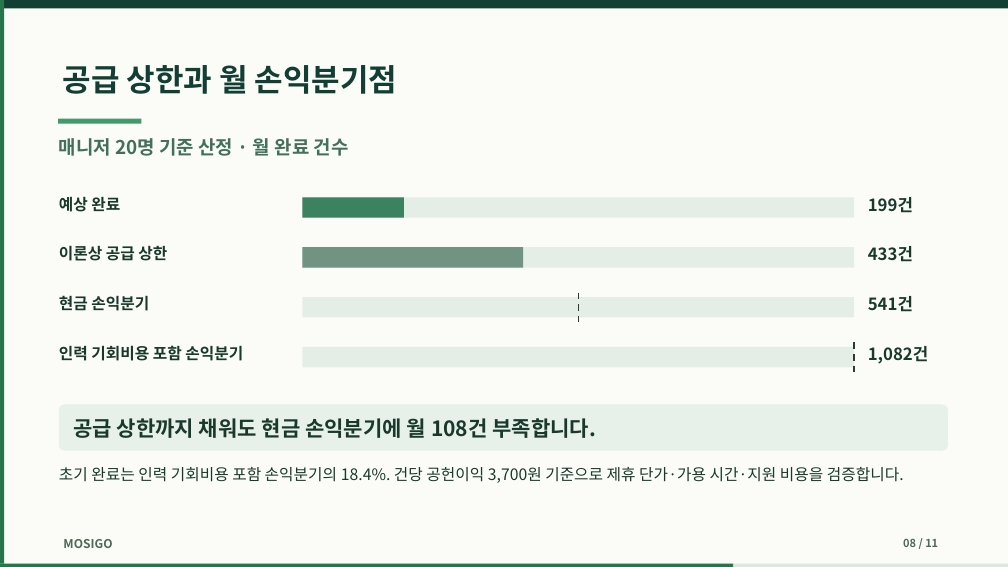
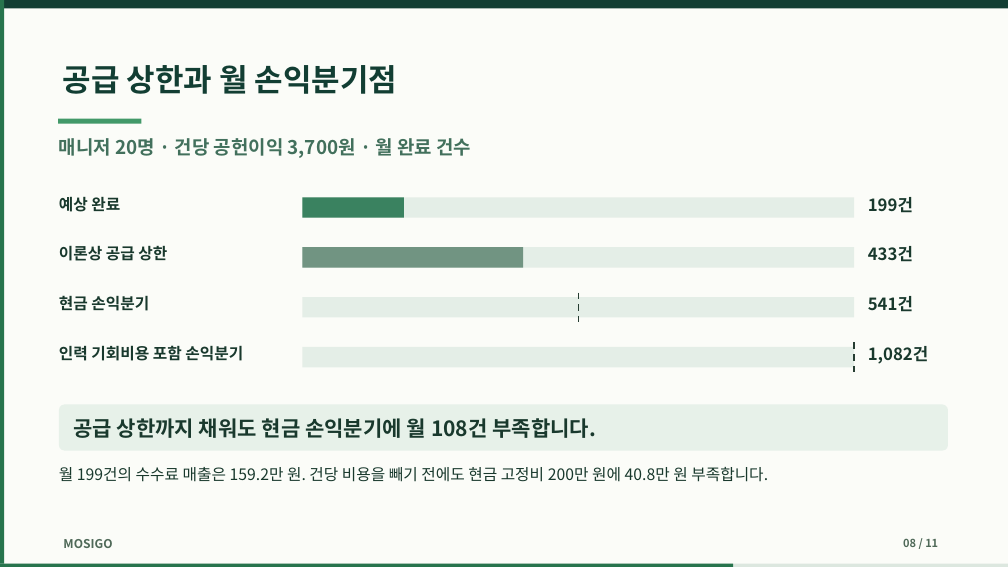
Before and after one commit to dohyunkimmm/mosigo-case-study, a slide deck: slide 8 of downloads/mosigo_report.pptx. Drawn at 1008x567 pixels with LibreOffice and Linux fonts; fonts in the diff are those of the drawing. Boxes give left, top, right and bottom in pixels: in the first picture for what was removed or moved away, otherwise in the second. Text is boxed around its words. In the diff, an @@ line names an element or a change of style, - is before the commit and + after.

Commit message:
손익분기 계산과 시범 운영 판단 기준 정리 (#184)
* 사업화 판단과 손익분기 경계값 반영: index.html

* 사업화 판단과 손익분기 경계값 반영: assets/site-v3.js

* 사업화 판단과 손익분기 경계값 반영: qa/v3.mjs

* 발표 8장에 초기 매출과 고정비 격차 반영

* 발표 PDF 및 미리보기 동기화와 시범 운영 결정 명시

* 발표 8장 부제에 건당 공헌이익 기준 유지

* 발표 PDF 변환 시 숫자와 한글 단위 사이 자동 간격 제거

* 발표 렌더링에 숫자·단위 붙임 적용: ppt-preview

* 발표 렌더링에 숫자·단위 붙임 적용: ir-deck

* 발표 변환 작업에서 저장소의 Ubuntu 미러 설정 재사용

* 발표 변환 작업에서 저장소의 Ubuntu 미러 설정 재사용

* 서비스기획 11장과 IR 12장 PDF·미리보기 숫자 단위 간격 수정

* IR 재생성 시 검토된 손익분기점·단계 표기 보존

* IR 12장 최종 PDF와 본문·모바일 미리보기 동기화

```diff
--- a/downloads/mosigo_report.pptx
+++ b/downloads/mosigo_report.pptx
@@ text at (59,138,471,158): text changed @@
-매니저 20명 기준 산정 · 월 완료 건수
+매니저 20명 · 건당 공헌이익 3,700원 · 월 완료 건수
@@ text at (59,467,768,482): text changed @@
-초기 완료는 인력 기회비용 포함 손익분기의 18.4%. 건당 공헌이익 3,700원 기준으로 제휴 단가·가용 시간·지원 비용을 검증합니다.
+월 199건의 수수료 매출은 159.2만 원. 건당 비용을 빼기 전에도 현금 고정비 200만 원에 40.8만 원 부족합니다.
```
Also in this commit, not shown: 55 other files.
